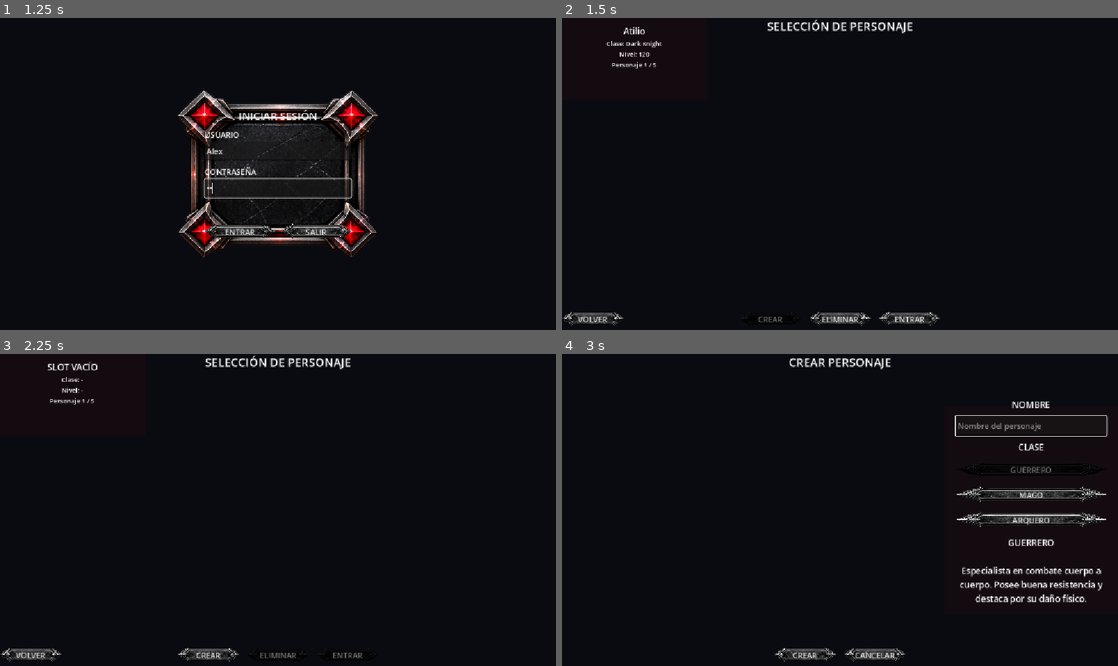
Above: before the commit, frames 1-4 (two rows, left to right).
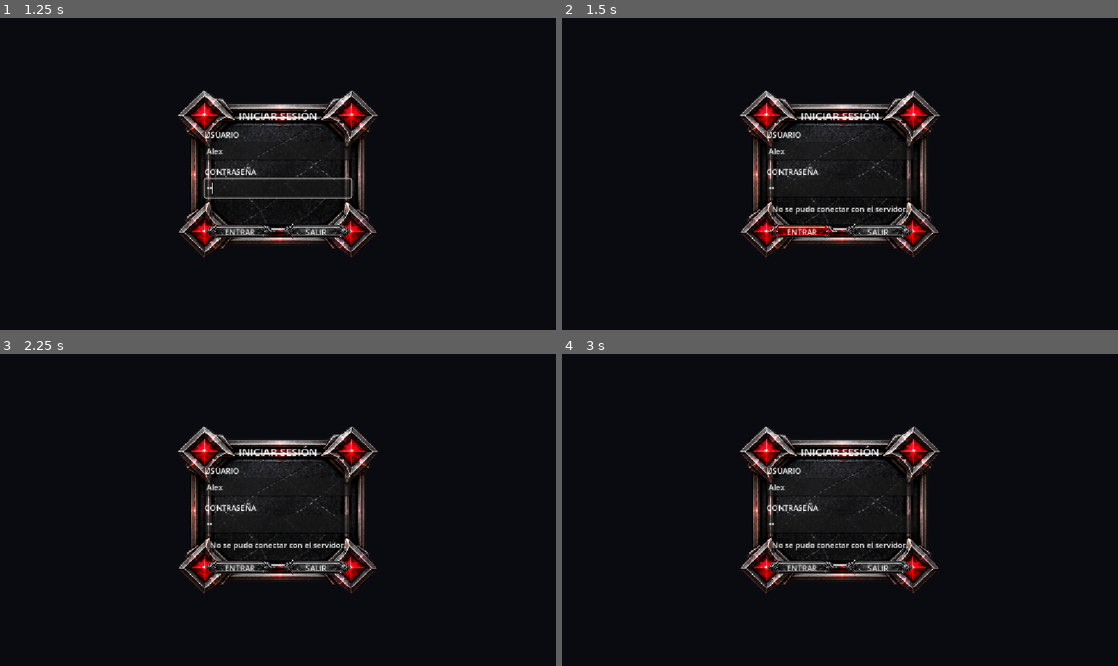
Above: after the commit, the same moments.

Repository: schmidtoctavio/vhal
Game: Godot game, scene res://app/main.tscn
The game is run twice, just before and just after one commit, with the same random seed, the same clock (stepped at 60 frames per second) and the same inputs.
Inputs (mouse positions are in pixels of both pictures, inside the frame that each line leads up to):
- Up to frame 1 (1.25 s): click (278, 152) at 0.52 s; type "Alex" at 0.6 s; click (278, 189) at 0.75 s; type "12" at 0.83 s
- Up to frame 2 (1.5 s): click "ENTRAR" at 1.25 s
- Up to frame 3 (2.25 s): click (278, 656) at 2 s, where only the run before the commit has a clickable "ELIMINAR"
- Up to frame 4 (3 s): click (773, 656) at 2.75 s, where only the run before the commit has a clickable "CREAR"

Frame 1 is identical in both runs. In frame 2, 8.0% of the frame differs, in the area x 0-68%, y 0-99%; in frame 3, 7.7%; in frame 4, 10%, in the area x 32-99%, y 1-99%.

Commit message:
foundation: connect Godot login to auth API

Diff:
--- a/app/main.gd
+++ b/app/main.gd
@@ -46,9 +46,7 @@
 # SERVICIOS
 # =========================================================
 
-var auth_service: AuthService = (
-	MockAuthService.new()
-)
+var auth_service: AuthService = null
 
 var character_service: CharacterService = (
 	MockCharacterService.new()
@@ -80,6 +78,8 @@
 	)
 
 
+	_setup_services()
+
 	_bind_services()
 
 
@@ -88,6 +88,22 @@
 
 	_show_login()
 
+# =========================================================
+# CONFIGURAR SERVICIOS
+# =========================================================
+
+func _setup_services() -> void:
+	var http_auth_service := (
+		HttpAuthService.new()
+	)
+
+
+	http_auth_service.setup(
+		self
+	)
+
+
+	auth_service = http_auth_service
 
 # =========================================================
 # SERVICIOS
@@ -232,16 +248,20 @@
 
 func _on_auth_login_succeeded(
 	account_id: int,
-	account_name: String
+	account_name: String,
+	access_token: String,
+	expires_at: String
 ) -> void:
 	ClientSession.authenticate(
 		account_id,
-		account_name
+		account_name,
+		access_token,
+		expires_at
 	)
 
 
 	print(
-		"Login temporal aceptado | Cuenta: ",
+		"Login API aceptado | Cuenta: ",
 		ClientSession.account_name
 	)
 
--- a/app/session/client_session.gd
+++ b/app/session/client_session.gd
@@ -28,6 +28,14 @@
 var authenticated: bool = false
 
 # =========================================================
+# TOKEN API
+# =========================================================
+
+var access_token: String = ""
+
+var access_token_expires_at: String = ""
+
+# =========================================================
 # ESTADO DE CUENTA
 # =========================================================
 
@@ -50,20 +58,30 @@
 
 func authenticate(
 	new_account_id: int,
-	new_account_name: String
+	new_account_name: String,
+	new_access_token: String,
+	new_access_token_expires_at: String
 ) -> void:
 	account_id = new_account_id
 
-	account_name = new_account_name.strip_edges()
+	account_name = (
+		new_account_name.strip_edges()
+	)
+
+	access_token = new_access_token
+
+	access_token_expires_at = (
+		new_access_token_expires_at
+	)
 
 	authenticated = true
 
 	account_state = AccountState.new()
 
+
 	authentication_changed.emit(
 		authenticated
 	)
-
 
 # =========================================================
 # PERSONAJES DE LA CUENTA
@@ -134,6 +152,10 @@
 
 	authenticated = false
 
+	access_token = ""
+
+	access_token_expires_at = ""
+
 	account_state = null
 
 	character_summaries.clear()
--- a/features/auth/service/auth_service.gd
+++ b/features/auth/service/auth_service.gd
@@ -9,7 +9,9 @@
 @warning_ignore("unused_signal")
 signal login_succeeded(
 	account_id: int,
-	account_name: String
+	account_name: String,
+	access_token: String,
+	expires_at: String
 )
 
 @warning_ignore("unused_signal")
--- /dev/null
+++ b/features/auth/service/http_auth_service.gd
@@ -0,0 +1,278 @@
+class_name HttpAuthService
+extends AuthService
+
+
+# =========================================================
+# CONFIGURACIÓN
+# =========================================================
+
+const API_BASE_URL: String = (
+	"http://127.0.0.1:8080"
+)
+
+
+# =========================================================
+# HTTP
+# =========================================================
+
+var _http_request: HTTPRequest = null
+
+var _request_in_flight: bool = false
+
+
+# =========================================================
+# SETUP
+# =========================================================
+
+func setup(
+	request_owner: Node
+) -> void:
+	if request_owner == null:
+		return
+
+
+	if _http_request != null:
+		return
+
+
+	_http_request = HTTPRequest.new()
+
+	_http_request.name = (
+		"AuthHttpRequest"
+	)
+
+
+	request_owner.add_child(
+		_http_request
+	)
+
+
+	if not _http_request.request_completed.is_connected(
+		_on_request_completed
+	):
+		_http_request.request_completed.connect(
+			_on_request_completed
+		)
+
+
+# =========================================================
+# LOGIN
+# =========================================================
+
+func login(
+	account: String,
+	password: String
+) -> void:
+	if _request_in_flight:
+		return
+
+
+	if _http_request == null:
+		login_failed.emit(
+			"El servicio de autenticación no está disponible."
+		)
+
+		return
+
+
+	var normalized_account := (
+		account.strip_edges()
+	)
+
+
+	if normalized_account.is_empty():
+		login_failed.emit(
+			"Ingresá tu cuenta."
+		)
+
+		return
+
+
+	if password.is_empty():
+		login_failed.emit(
+			"Ingresá tu contraseña."
+		)
+
+		return
+
+
+	var payload := {
+		"account": normalized_account,
+		"password": password,
+	}
+
+
+	var headers := PackedStringArray([
+		"Content-Type: application/json",
+		"Accept: application/json",
+	])
+
+
+	_request_in_flight = true
+
+
+	var request_error := _http_request.request(
+		API_BASE_URL + "/api/auth/login",
+		headers,
+		HTTPClient.METHOD_POST,
+		JSON.stringify(
+			payload
+		)
+	)
+
+
+	if request_error != OK:
+		_request_in_flight = false
+
+
+		login_failed.emit(
+			"No se pudo iniciar la conexión con el servidor."
+		)
+
+
+# =========================================================
+# RESPUESTA
+# =========================================================
+
+func _on_request_completed(
+	result: int,
+	response_code: int,
+	_headers: PackedStringArray,
+	body: PackedByteArray
+) -> void:
+	_request_in_flight = false
+
+
+	# -----------------------------------------------------
+	# ERROR DE RED
+	# -----------------------------------------------------
+
+	if result != HTTPRequest.RESULT_SUCCESS:
+		login_failed.emit(
+			"No se pudo conectar con el servidor."
+		)
+
+		return
+
+
+	var body_text := (
+		body.get_string_from_utf8()
+	)
+
+
+	var parsed: Variant = (
+		JSON.parse_string(
+			body_text
+		)
+	)
+
+
+	if typeof(parsed) != TYPE_DICTIONARY:
+		login_failed.emit(
+			"El servidor devolvió una respuesta inválida."
+		)
+
+		return
+
+
+	var response: Dictionary = parsed
+
+
+	# -----------------------------------------------------
+	# ERROR HTTP
+	# -----------------------------------------------------
+
+	if (
+		response_code < 200
+		or
+		response_code >= 300
+	):
+		var message := String(
+			response.get(
+				"message",
+				"No se pudo iniciar sesión."
+			)
+		)
+
+
+		if message.is_empty():
+			message = (
+				"No se pudo iniciar sesión."
+			)
+
+
+		login_failed.emit(
+			message
+		)
+
+		return
+
+
+	# -----------------------------------------------------
+	# DATA
+	# -----------------------------------------------------
+
+	var data: Dictionary = response.get(
+		"data",
+		{}
+	)
+
+
+	var account_data: Dictionary = data.get(
+		"account",
+		{}
+	)
+
+
+	var account_id := int(
+		account_data.get(
+			"id",
+			-1
+		)
+	)
+
+
+	var account_name := String(
+		account_data.get(
+			"username",
+			""
+		)
+	)
+
+
+	var access_token := String(
+		data.get(
+			"access_token",
+			""
+		)
+	)
+
+
+	var expires_at := String(
+		data.get(
+			"expires_at",
+			""
+		)
+	)
+
+
+	if (
+		account_id < 0
+		or
+		account_name.is_empty()
+		or
+		access_token.is_empty()
+	):
+		login_failed.emit(
+			"La respuesta de autenticación está incompleta."
+		)
+
+		return
+
+
+	login_succeeded.emit(
+		account_id,
+		account_name,
+		access_token,
+		expires_at
+	)
--- a/features/auth/service/mock_auth_service.gd
+++ b/features/auth/service/mock_auth_service.gd
@@ -68,5 +68,7 @@
 
 	login_succeeded.emit(
 		account_id,
-		account_name
+		account_name,
+		"",
+		""
 	)
Not shown, added: features/auth/service/http_auth_service.gd.uid
